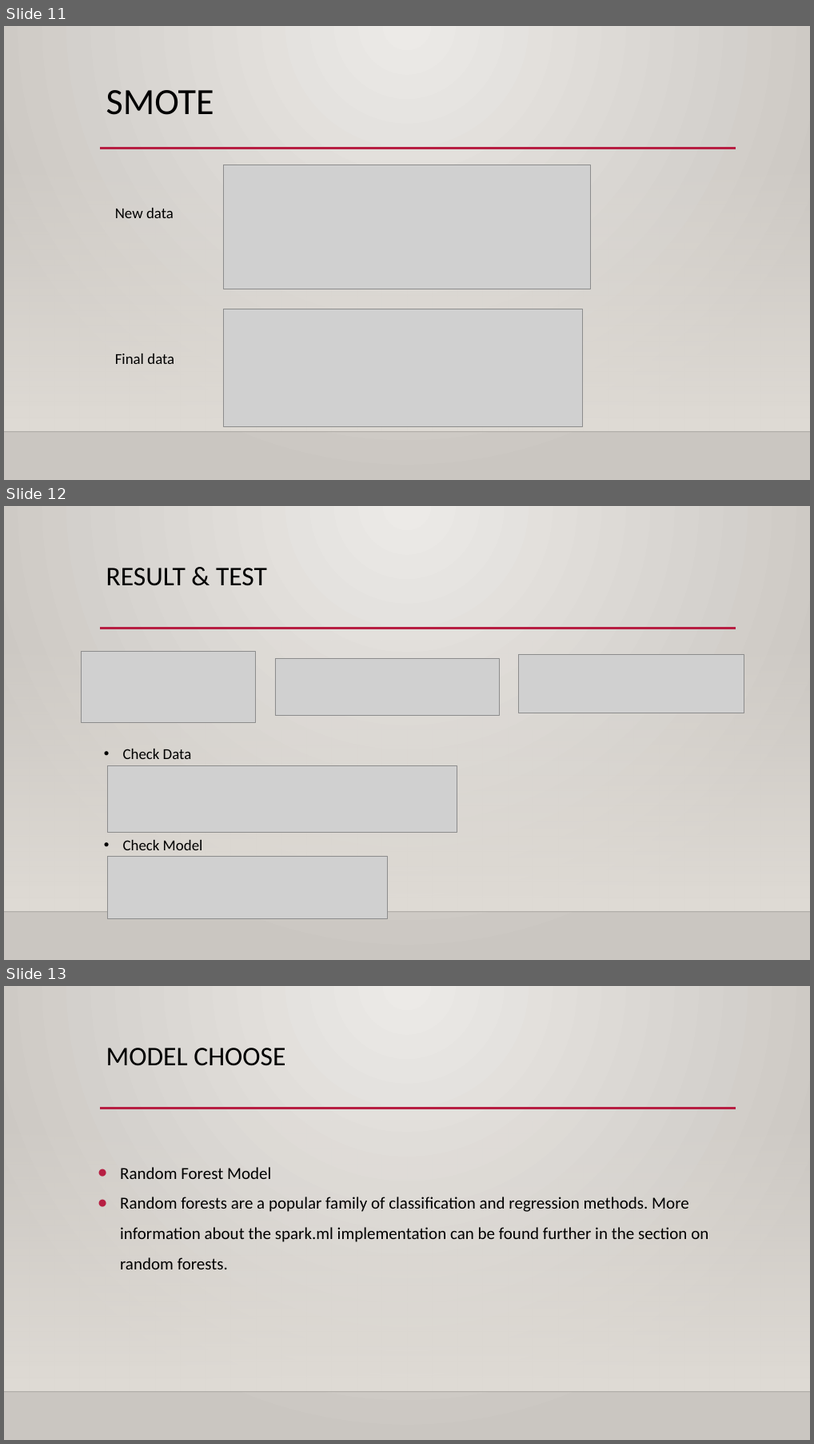
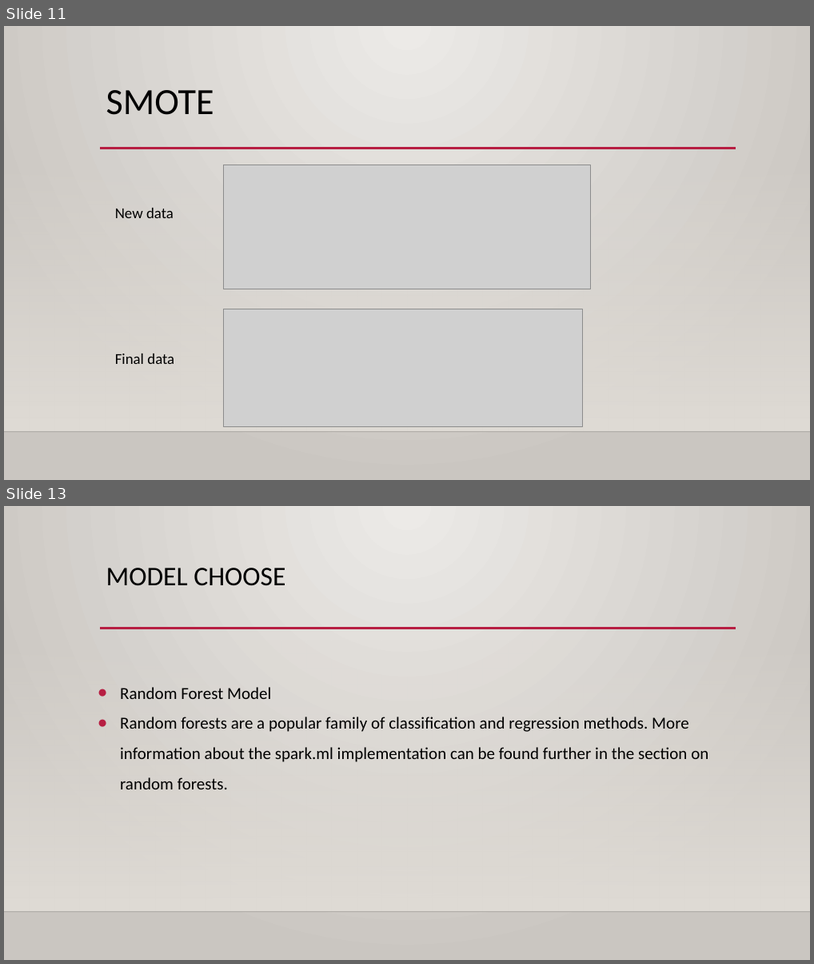
Before and after one commit to MAQI-SHI/CSYE-7200-Final-Project-Team-6, a slide deck: finalPresentation.pptx. Shown one above the other, each under a label of ours: slides 11, 12 and 13 before the commit, slides 11 and 13 after it; the slides between them are not shown. The pictures are 814x1444 and 814x964 pixels, drawn with LibreOffice and Linux fonts; fonts in the diff are those of the drawing; grey boxes stand for pictures; background and template pictures are left out. Boxes give left, top, right and bottom in pixels: in the first picture for what was removed or moved away, otherwise in the second. Text is boxed around its words. In the diff, an @@ line names an element or a change of style, - is before the commit and + after.

```diff
--- a/finalPresentation.pptx
+++ b/finalPresentation.pptx
@@ slide 12 removed at (x1=4, y1=506, x2=810, y2=960), background gradient #ECEAE7 to #CAC7C1; not listed: 3 template elements that a slide beside it also shows @@
@@ title removed at (x1=106, y1=568, x2=267, y2=586) @@
-RESULT & TEST
@@ picture removed at (x1=82, y1=651, x2=256, y2=722) @@
@@ picture removed at (x1=275, y1=659, x2=499, y2=716) @@
@@ picture removed at (x1=519, y1=654, x2=745, y2=713) @@
@@ picture removed at (x1=107, y1=765, x2=457, y2=832) @@
@@ text removed at (x1=123, y1=748, x2=203, y2=850) @@
-• Check Data
-• Check Model
@@ picture removed at (x1=107, y1=856, x2=387, y2=918) @@
```
Also in this commit, not shown: 2 slides added, 1 other file.
